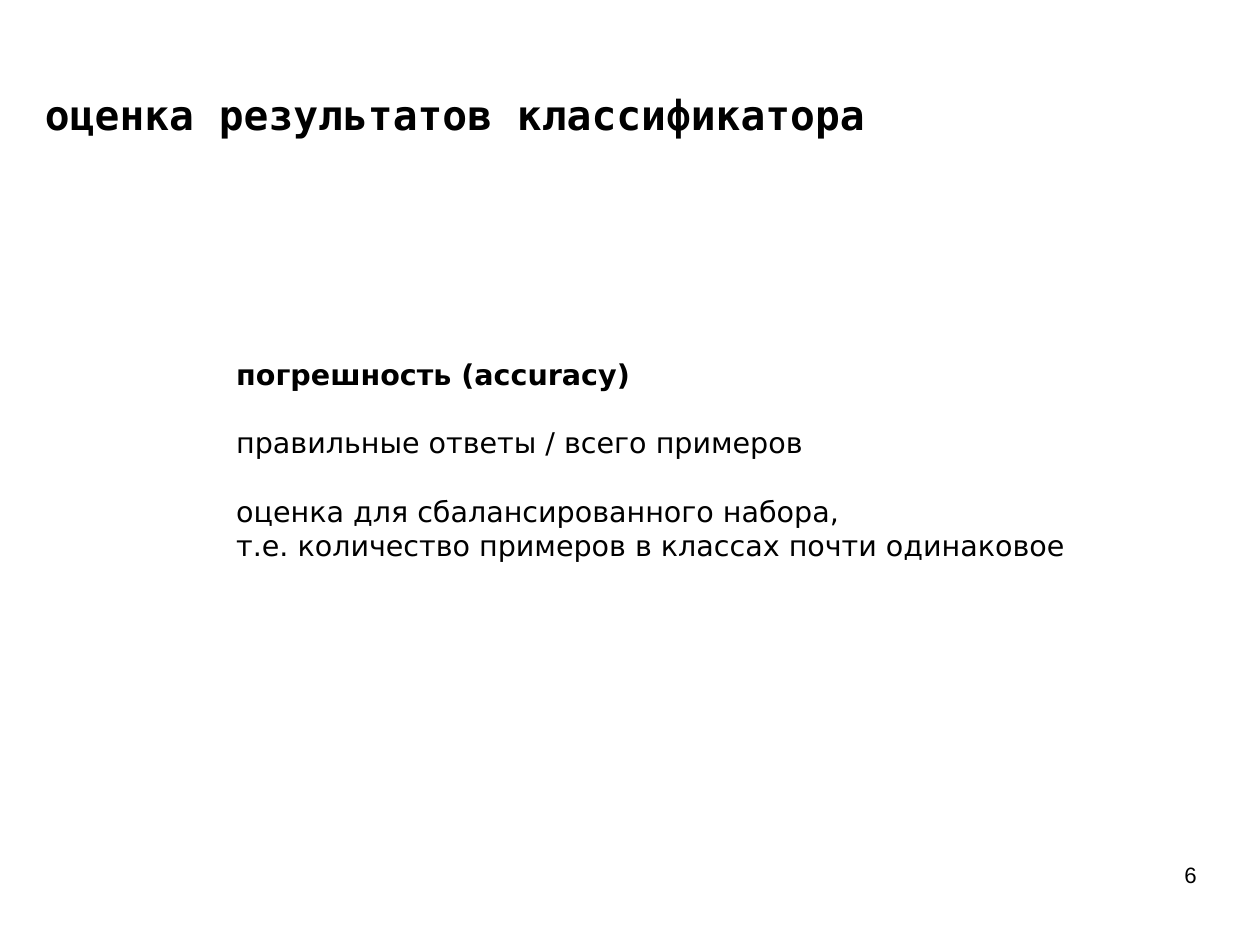
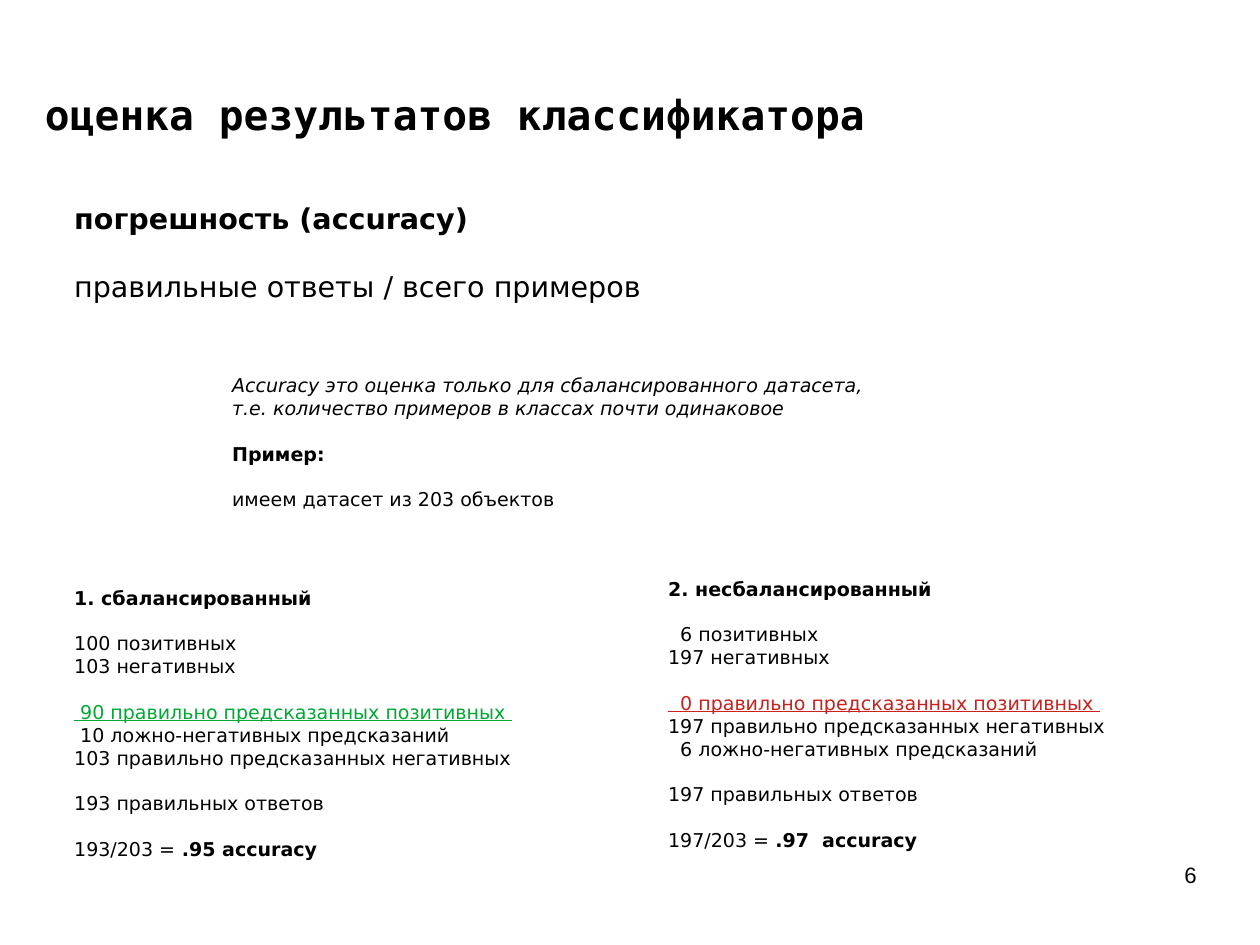
Before and after one commit to mechanoid5/ml_lectorium_legacy, a slide deck: slide 6 of 06-roc-auc.odp. Drawn at 1260x945 pixels with LibreOffice and Linux fonts; fonts in the diff are those of the drawing; background and template pictures are left out. Boxes give left, top, right and bottom in pixels: in the first picture for what was removed or moved away, otherwise in the second. Text is boxed around its words. In the diff, an @@ line names an element or a change of style, - is before the commit and + after.

```diff
--- a/06-roc-auc.odp
+++ b/06-roc-auc.odp
@@ text "погрешность (accuracy)": place and size @@
-text "погрешность (accuracy)" at [236, 363, 1064, 562]
+text "погрешность (accuracy)" at [74, 207, 641, 303]
@@ text added at [232, 377, 862, 509], 12 pt, text #000000, italic @@
+Accuracy это оценка только для сбалансированного датасета,
+т.е. количество примеров в классах почти одинаковое
+Пример:
+имеем датасет из 203 объектов
@@ text at [236, 500, 1064, 562]: paragraphs removed @@
-оценка для сбалансированного набора,
-т.е. количество примеров в классах почти одинаковое
@@ text added at [74, 590, 511, 860], 12 pt, text #000000 @@
+1. сбалансированный
+100 позитивных
+103 негативных
+90 правильно предсказанных позитивных
+10 ложно-негативных предсказаний
+103 правильно предсказанных негативных
+193 правильных ответов
+193/203 = .95 accuracy
@@ text added at [668, 581, 1105, 851], 12 pt, text #000000 @@
+2. несбалансированный
+6 позитивных
+197 негативных
+0 правильно предсказанных позитивных
+197 правильно предсказанных негативных
+6 ложно-негативных предсказаний
+197 правильных ответов
+197/203 = .97 accuracy
```
Also in this commit, not shown: 7 other slides changed, 8 slides added, 3 other files.
